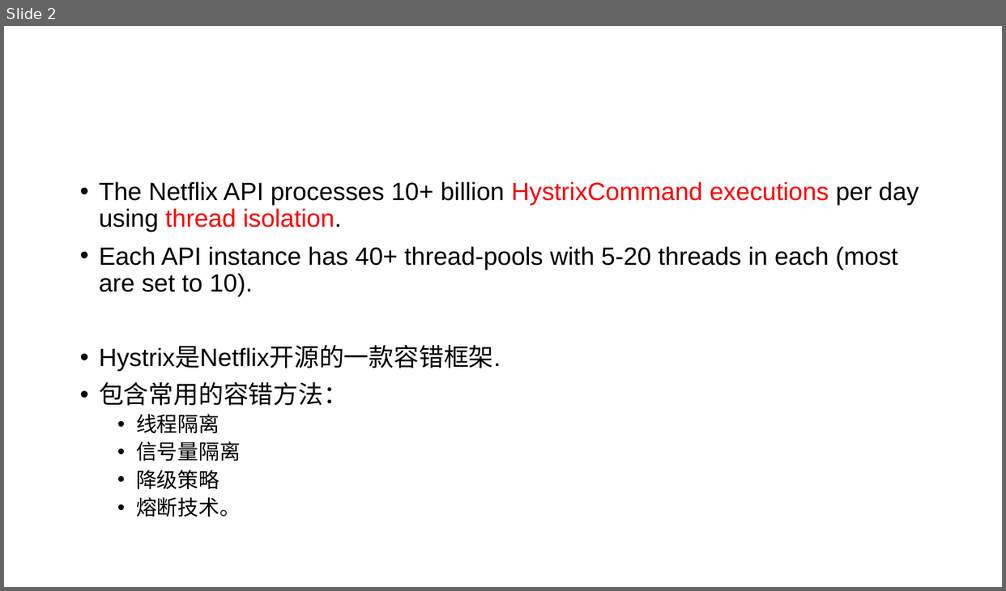
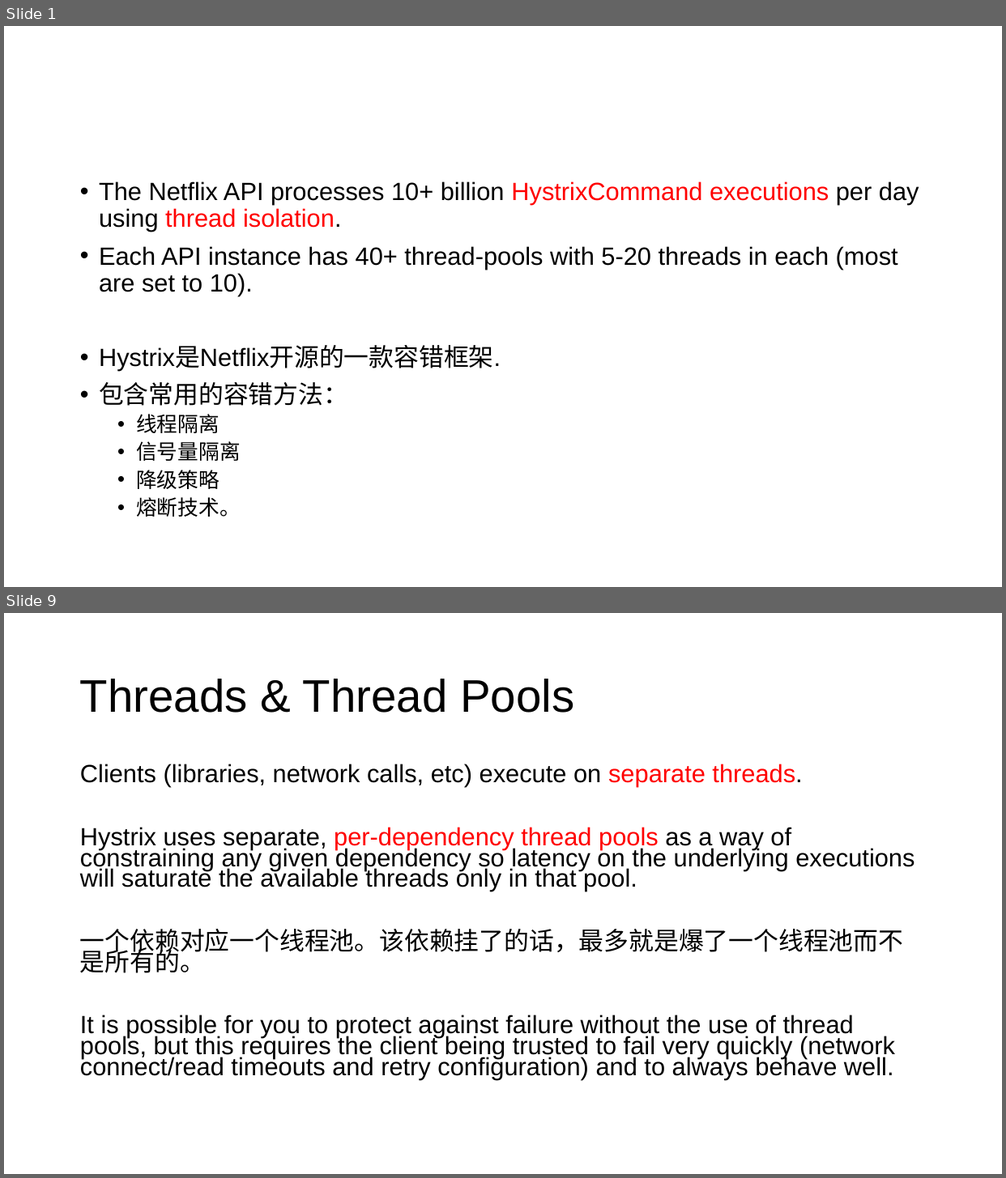
Before and after one commit to zy475459736/progress, a slide deck: springboot/hystrix/hystrix.pptx. Shown one above the other, each under a label of ours: slide 2 before the commit, slides 1 and 9 after it; the slides between them are not shown. The pictures are 1006x591 and 1006x1178 pixels, drawn with LibreOffice and Linux fonts; fonts in the diff are those of the drawing. Boxes give left, top, right and bottom in pixels: in the first picture for what was removed or moved away, otherwise in the second. Text is boxed around its words. In the diff, an @@ line names an element or a change of style, - is before the commit and + after.

Commit message:
hystrix ppt

```diff
--- a/springboot/hystrix/hystrix.pptx
+++ b/springboot/hystrix/hystrix.pptx
@@ slide 9 added at [4, 613, 1002, 1174], background #FFFFFF @@
@@ title added at [80, 679, 574, 713], 44 pt, text #000000 @@
+Threads & Thread Pools
@@ text added at [80, 764, 914, 1080], 24 pt, text #000000 @@
+Clients (libraries, network calls, etc) execute on separate threads.
+Hystrix uses separate, per-dependency thread pools as a way of constraining any given dependency so latency on the underlying executions will saturate the available threads only in that pool.
+一个依赖对应一个线程池。该依赖挂了的话，最多就是爆了一个线程池而不是所有的。
+It is possible for you to protect against failure without the use of thread pools, but this requires the client being trusted to fail very quickly (network connect/read timeouts and retry configuration) and to always behave well.
@@ what was slide 2 is now slide 1 @@
```
Also in this commit, not shown: 22 other slides added, 1 slide removed.
